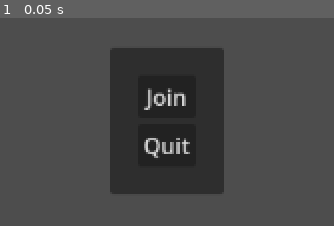
Above: before the commit, frame 1.
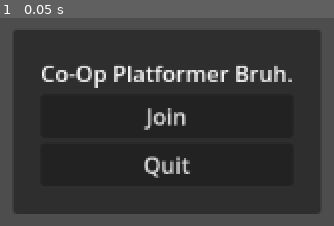
Above: after the commit, the same moment.

Repository: CosmoAdiX/Co-Op-Platformer
Game: Godot game, scene res://scenes/ui/main_menu.tscn
Same seed, same stepped clock (60 frames per second), same inputs: the game is played once before the commit and once after it. The project has no main scene, so this scene is started directly.
Inputs:
- Up to frame 1 (0.05 s): no input

The runs differ from the first frame. In frame 1, 61% of the frame differs, in the area x 4-96%, y 5-95%.

Commit message:
workng on buttons

Diff:
--- a/scenes/ui/main_menu.gd
+++ b/scenes/ui/main_menu.gd
@@ -1,11 +1,7 @@
 extends CanvasLayer
 
+@onready var button_join: Button = %ButtonJoin
+@onready var button_quit: Button = %ButtonQuit
 
-# Called when the node enters the scene tree for the first time.
 func _ready() -> void:
-	pass # Replace with function body.
-
-
-# Called every frame. 'delta' is the elapsed time since the previous frame.
-func _process(delta: float) -> void:
 	pass
--- a/scenes/ui/main_menu.tscn
+++ b/scenes/ui/main_menu.tscn
@@ -34,10 +34,16 @@
 [node name="VBoxContainer" type="VBoxContainer" parent="Control/Centre/MarginContainer" unique_id=1697954622]
 layout_mode = 2
 
+[node name="Label" type="Label" parent="Control/Centre/MarginContainer/VBoxContainer" unique_id=2068883596]
+layout_mode = 2
+text = "Co-Op Platformer Bruh."
+
 [node name="ButtonJoin" type="Button" parent="Control/Centre/MarginContainer/VBoxContainer" unique_id=496729925]
+unique_name_in_owner = true
 layout_mode = 2
 text = "Join"
 
 [node name="ButtonQuit" type="Button" parent="Control/Centre/MarginContainer/VBoxContainer" unique_id=495565329]
+unique_name_in_owner = true
 layout_mode = 2
 text = "Quit"
